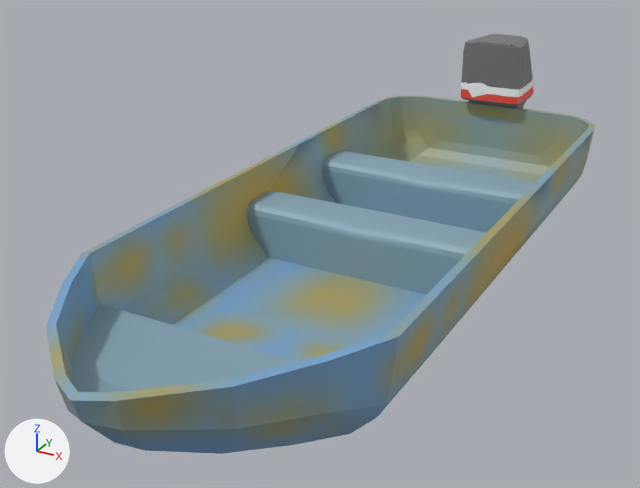
The FBX model Assets/Island/Models/Lancha.fbx as it was, and as the next commit left it.
Both versions are drawn from a camera (50 mm lens) standing at (3.38, -6.11, 3.73) and looking at (-0.36, 0.69, 0.33). The lights are fixed; the arrows at lower left show +X, +Y and +Z. Where no turn or scale is listed for an object, it has been applied to the vertices. Vertices at the same position are counted once.

In view in the first picture: 'Asiento0', 'Asiento1', 'FrontalLancha', 'Lancha', 'MotorLancha'.
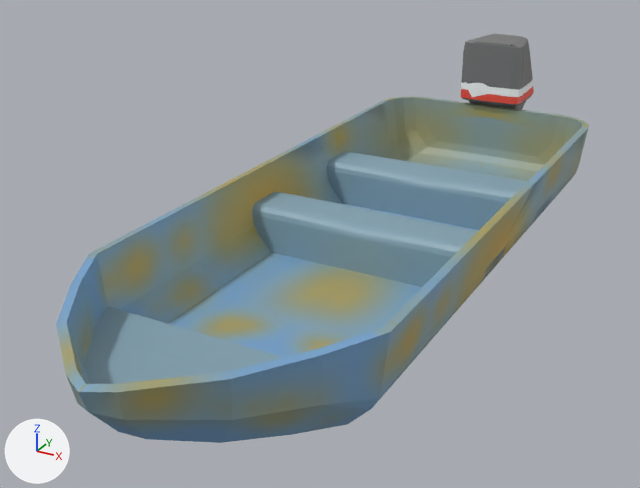
Diff of the bpy script that builds the scene:
```diff
--- a/Assets/Island/Models/Lancha.fbx.py
+++ b/Assets/Island/Models/Lancha.fbx.py
@@ me_plane_007 @@
 # used by ob_lancha; location = (0.0, 0.0, 0.0)
-me_plane_007.from_pydata(...)  # 296 vertices, 628 faces; spans x -1.38..1.38, y -2.98..4.57, z -0.07..0.84
+me_plane_007.from_pydata(...)  # 296 vertices, 628 faces; spans x -1.31..1.31, y -2.91..4.5, z 0.0..0.86
+# me_plane_007 part 1: 134 vertices moved from x -1.38..1.38, y -2.98..4.57, z -0.07..0.84 to x -1.24..1.24, y -2.84..4.43, z 0.06..0.86; 14 vertices removed from x -1.38..1.38, y -2.86..4.43, z 0.27..0.83; 14 vertices added at x -1.24..1.24, y -2.32..4.4, z 0.41..0.85
+# me_plane_007 part 2: 6 kept faces spanning x -1.31..1.31, y -2.8..4.47, z 0.84..0.85 get new texture (UV) coordinates
 me_plane_007.materials.append(mat_lancharust)
```

Pixel boxes (x1, y1, x2, y2) of what changed, in the pictures (640 x 488 px; the box of a moved part takes in the faces that stretch with it):
'Lancha', reshaped
    before: (46, 95, 595, 454)
    after: (56, 96, 589, 443)
part 1 of me_plane_007, moved or reshaped
    before: (46, 95, 595, 454)
    after: (56, 96, 589, 392)
part 2 of me_plane_007, surface changed
    before: (46, 95, 582, 392)
    after: (56, 96, 583, 392)
